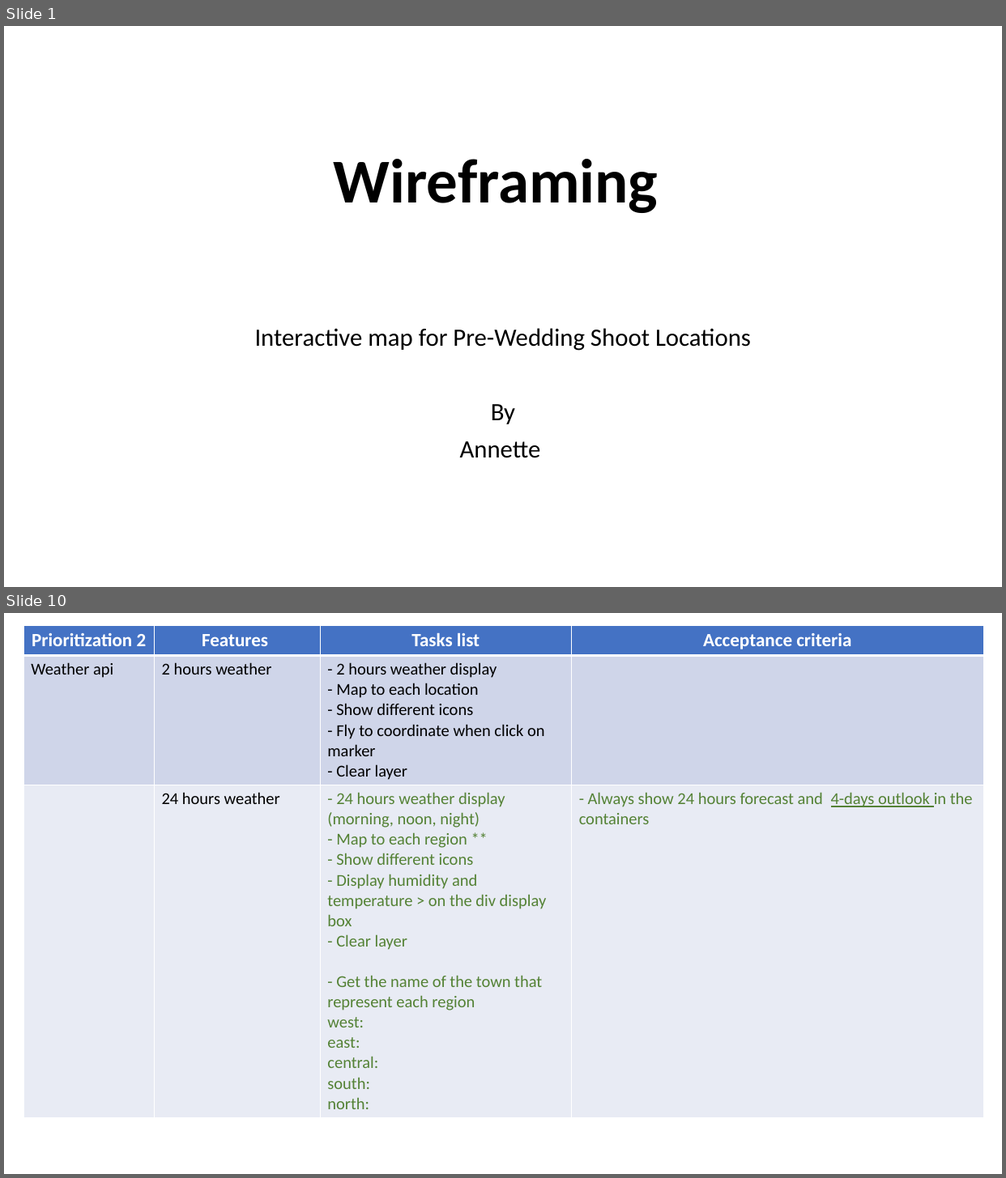
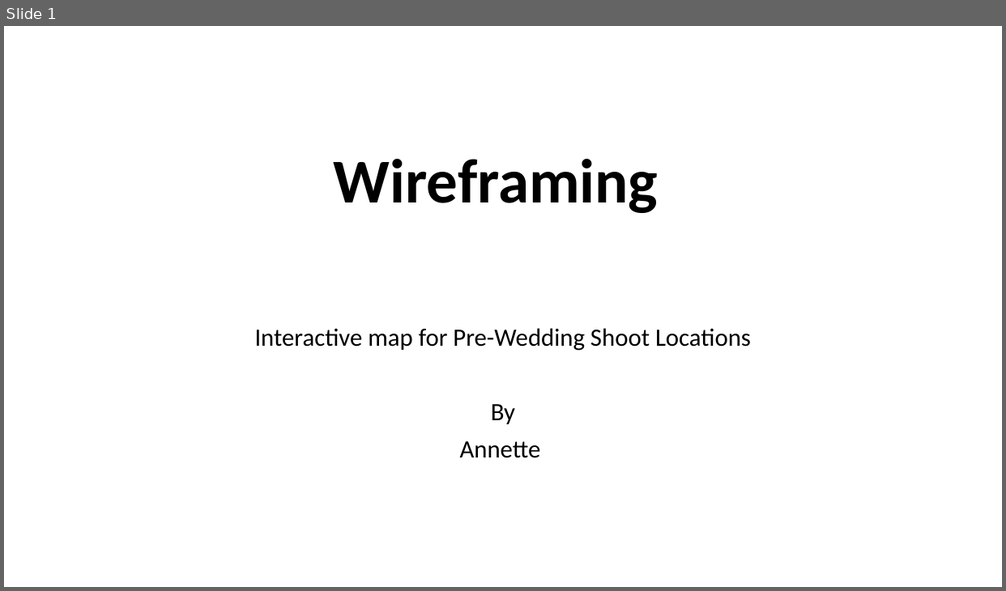
Before and after one commit to annette-p/pre-wedding-photoshoot-locations, a slide deck: wireframe.pptx. Shown one above the other, each under a label of ours: slides 1 and 10 before the commit, slide 1 after it; the slides between them are not shown. The pictures are 1006x1178 and 1006x591 pixels, drawn with LibreOffice and Linux fonts; fonts in the diff are those of the drawing. Boxes give left, top, right and bottom in pixels: in the first picture for what was removed or moved away, otherwise in the second. Text is boxed around its words. In the diff, an @@ line names an element or a change of style, - is before the commit and + after.

```diff
--- a/wireframe.pptx
+++ b/wireframe.pptx
@@ slide 10 removed at (x1=4, y1=613, x2=1002, y2=1174), background #FFFFFF @@
@@ table removed at (x1=23, y1=625, x2=984, y2=1113), 3 rows, 4 columns @@
-Prioritization 2 | Features | Tasks list | Acceptance criteria
-Weather api | 2 hours weather | - 2 hours weather display / - Map to each location / - Show different icons / - Fly to coordinate when click on marker / - Clear layer | 
- | 24 hours weather | - 24 hours weather display (morning, noon, night) / - Map to each region ** / - Show different icons / - Display humidity and temperature > on the div display box / - Clear layer / - Get the name of the town that represent each region / west: / east: / central: / south: / north: | - Always show 24 hours forecast and 4-days outlook in the containers
```
Also in this commit, not shown: 3 slides changed, 1 slide added, 9 other slides removed, 42 other files.
